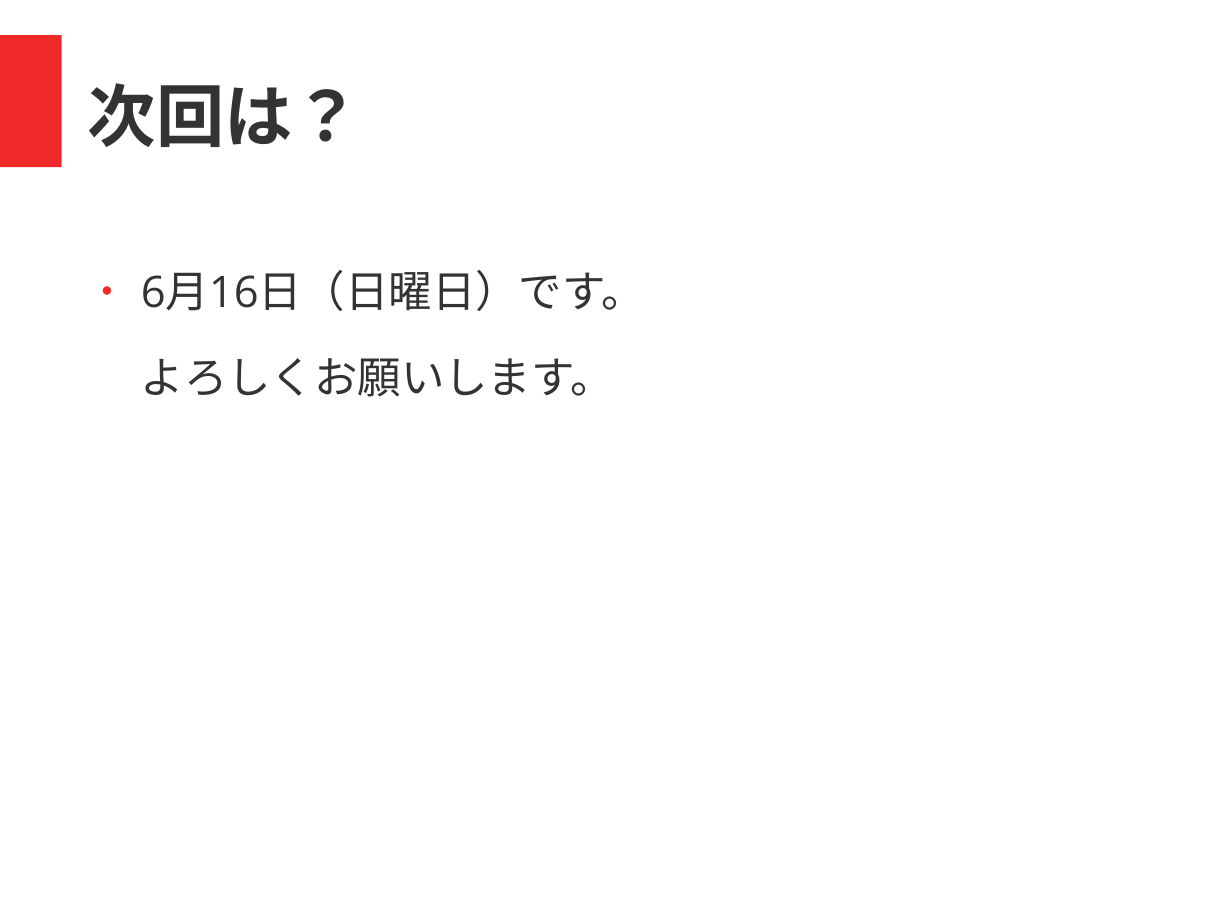
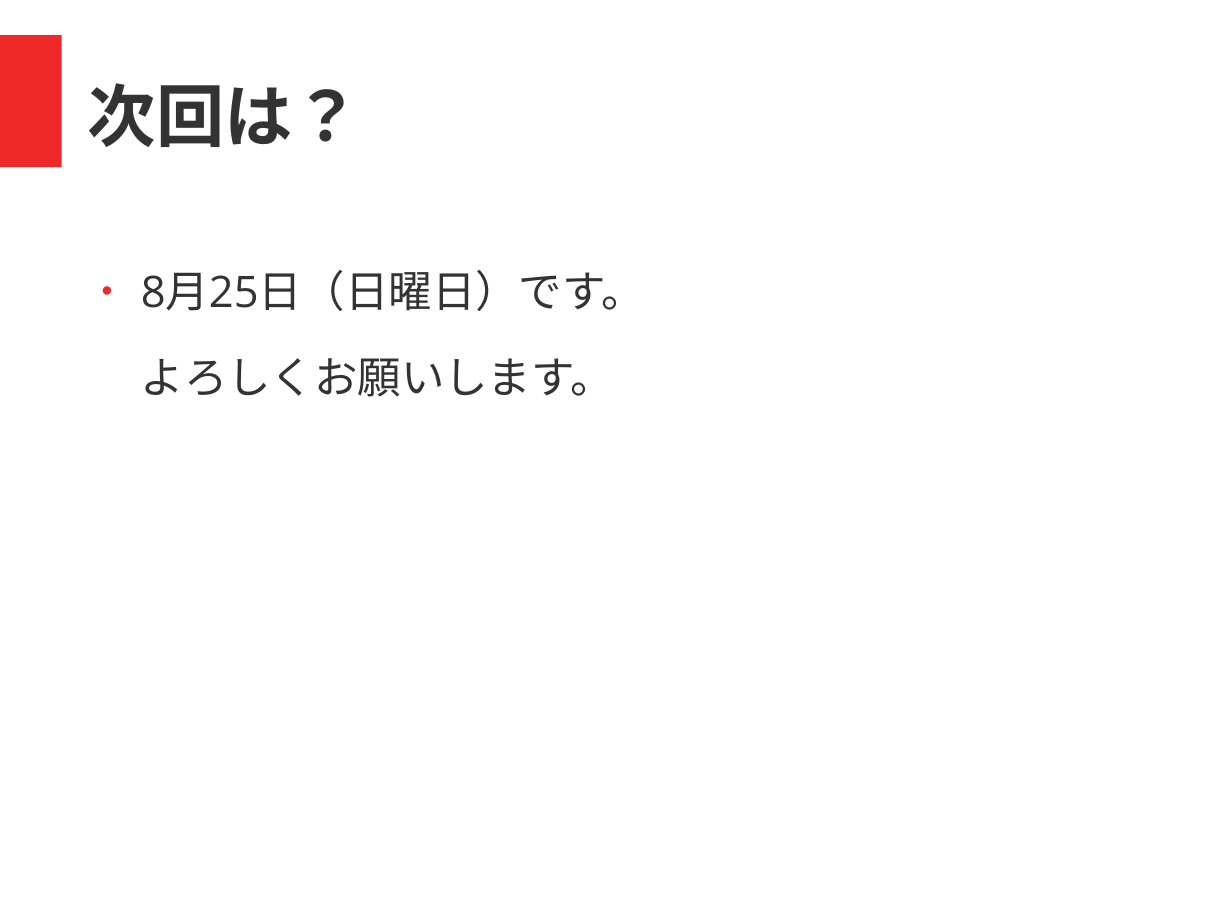
Before and after one commit to coderdojo-nada/resource, a slide deck: slide 10 of guide/coderdojo-nada紹介.odp (slide 9 before the commit). Drawn at 1232x924 pixels with LibreOffice and Linux fonts; fonts in the diff are those of the drawing. Boxes give left, top, right and bottom in pixels: in the first picture for what was removed or moved away, otherwise in the second. Text is boxed around its words. In the diff, an @@ line names an element or a change of style, - is before the commit and + after.

```diff
--- a/guide/coderdojo-nada紹介.odp
+++ b/guide/coderdojo-nada紹介.odp
@@ text at (141, 270, 645, 397): text changed @@
-● 6月16日（日曜日）です。
-  よろしくお願いします。
+● 8月25日（日曜日）です。
+  よろしくお願いします。
```
Also in this commit, not shown: 1 other slide changed, 1 slide added, 3 other files.
